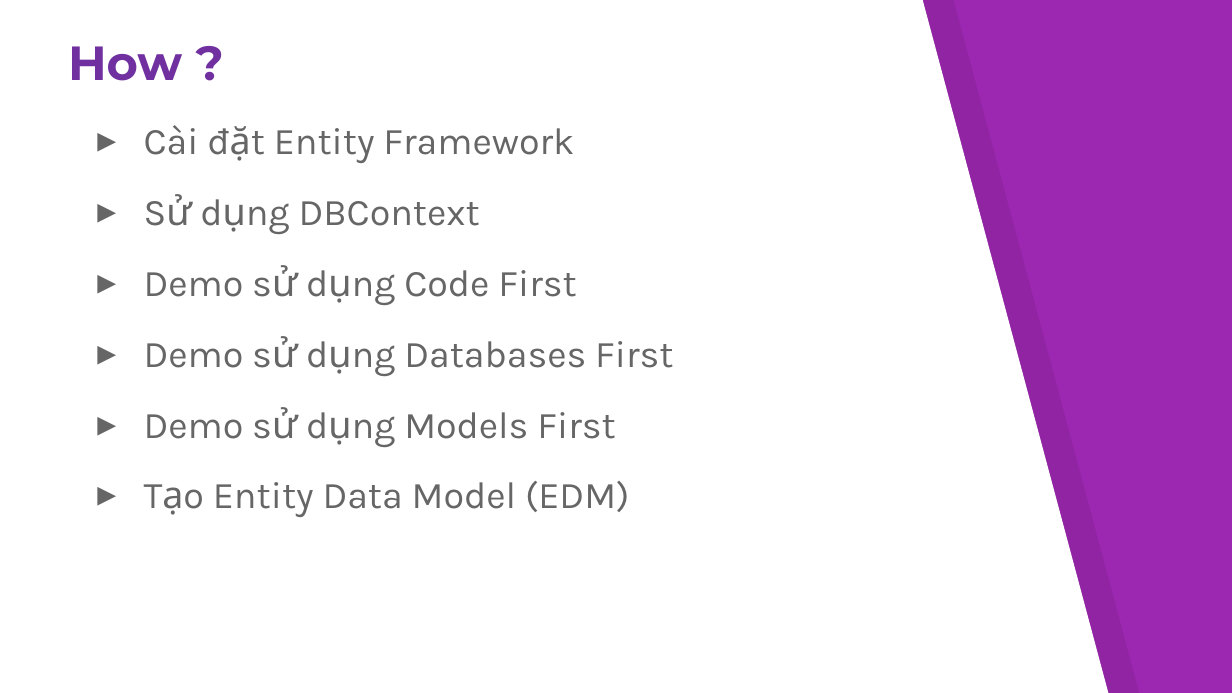
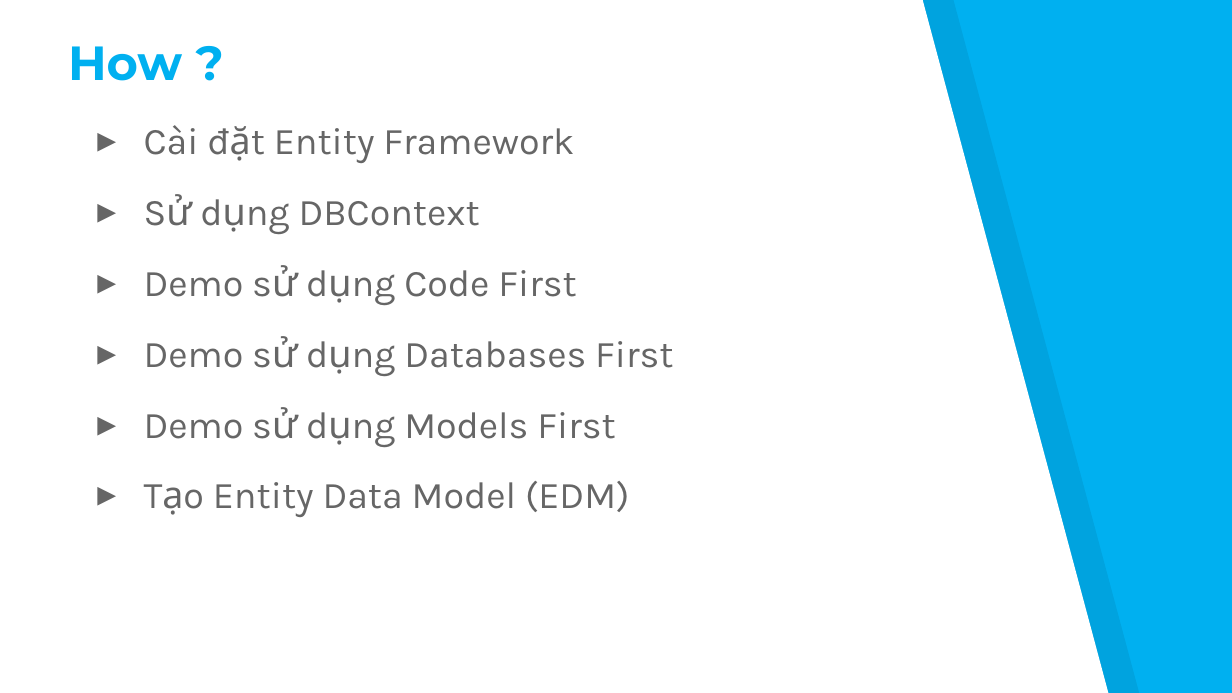
Before and after one commit to sikyurabmt/Entity-Framework, a slide deck: slide 12 of DOCUMENT/Group7-Slide.pptx (slide 11 before the commit). Drawn at 1232x693 pixels with LibreOffice and Linux fonts; fonts in the diff are those of the drawing. Boxes give left, top, right and bottom in pixels: in the first picture for what was removed or moved away, otherwise in the second. Text is boxed around its words. In the diff, an @@ line names an element or a change of style, - is before the commit and + after.

```diff
--- a/DOCUMENT/Group7-Slide.pptx
+++ b/DOCUMENT/Group7-Slide.pptx
@@ background #9C27B0 to #00B0F0 @@
@@ title "How ?" at (x1=68, y1=46, x2=182, y2=81): text colour #7030A0 to #00B0F0 @@
```
Also in this commit, not shown: 14 other slides changed, 1 slide added.
